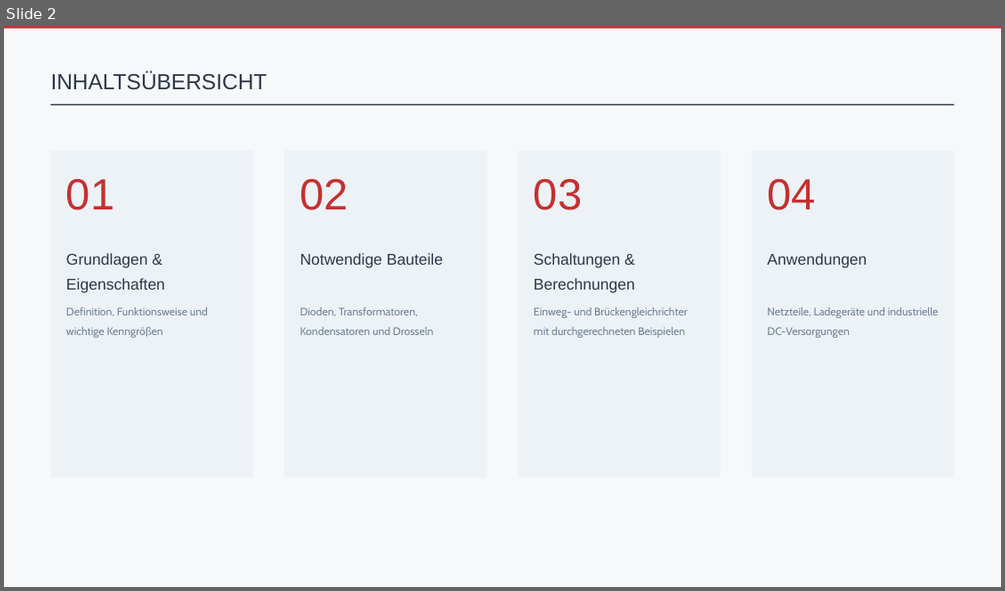
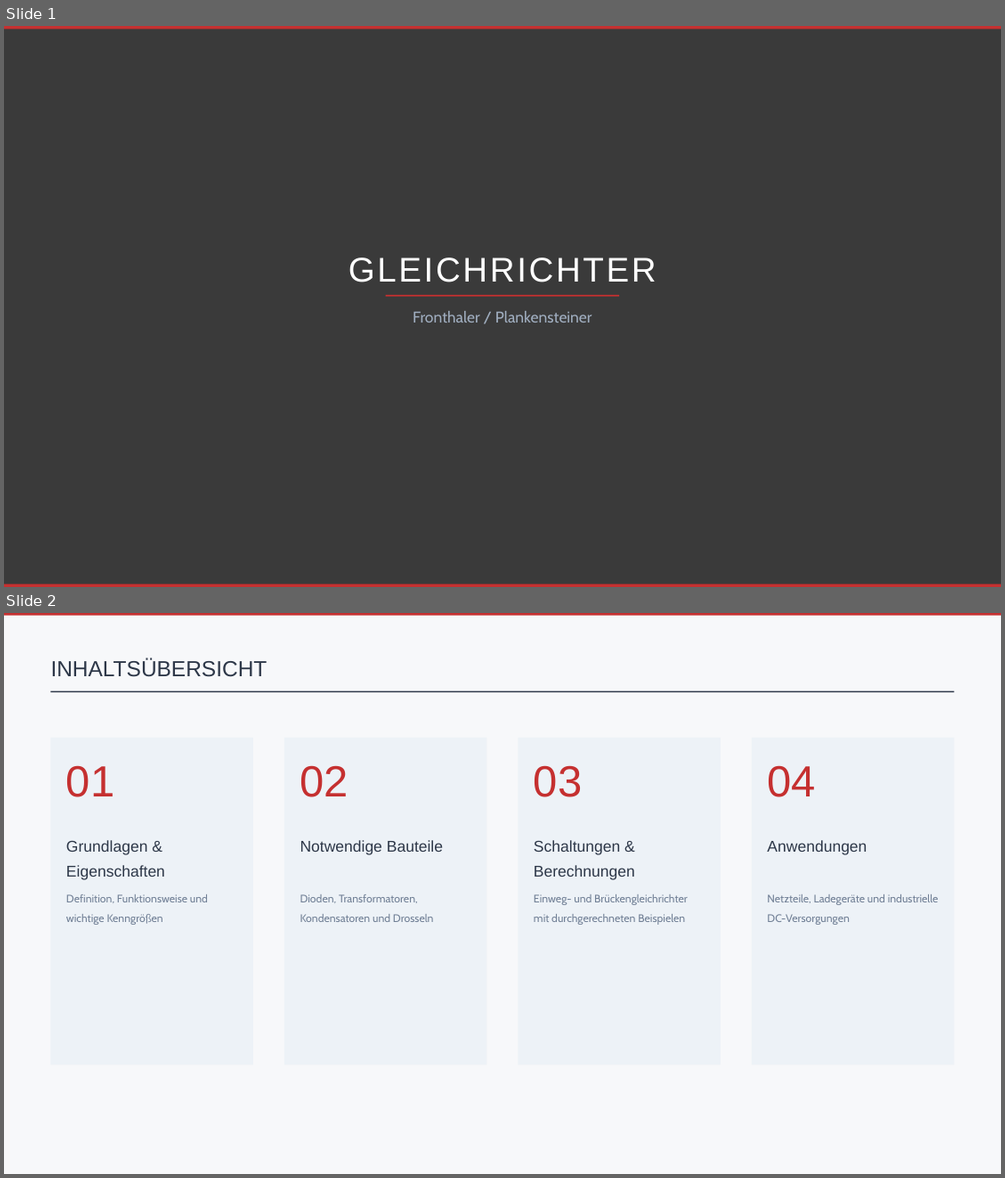
Before and after one commit to codesamu/htl4, a slide deck: mtrs/Der Gleichrichter.pptx. Shown one above the other, each under a label of ours: slide 2 before the commit, slides 1 and 2 after it. The pictures are 1005x591 and 1005x1178 pixels, drawn with LibreOffice and Linux fonts; fonts in the diff are those of the drawing. Boxes give left, top, right and bottom in pixels: in the first picture for what was removed or moved away, otherwise in the second. Text is boxed around its words. In the diff, an @@ line names an element or a change of style, - is before the commit and + after.

```diff
--- a/mtrs/Der Gleichrichter.pptx
+++ b/mtrs/Der Gleichrichter.pptx
@@ slide 1 added at [4,26,1001,587], background #3A3A3A @@
@@ rectangle added at [4,26,1001,30], fill #C53030 @@
@@ text added at [348,257,656,282], 44 pt, text #FFFFFF @@
+GLEICHRICHTER
@@ rectangle added at [386,295,620,297], fill #C53030 @@
@@ text added at [413,311,592,322], 20 pt, text #A0AEC0 @@
+Fronthaler / Plankensteiner
@@ rectangle added at [4,583,1001,587], fill #C53030 @@
```
Also in this commit, not shown: 14 slides changed, 1 slide removed.
